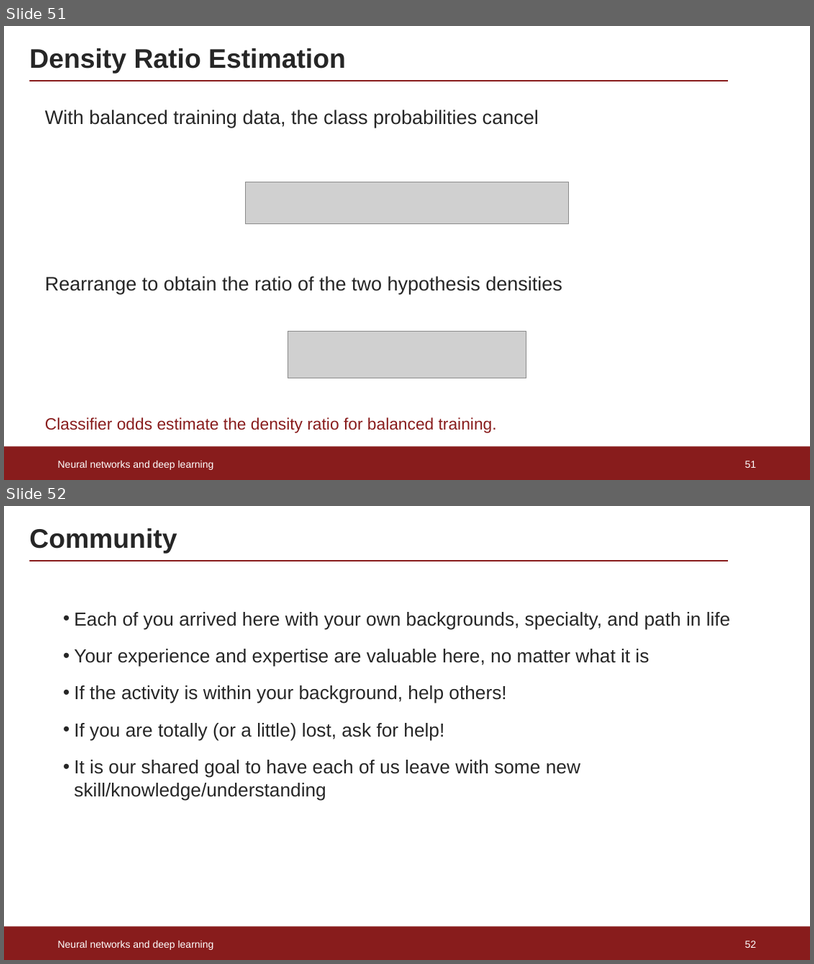
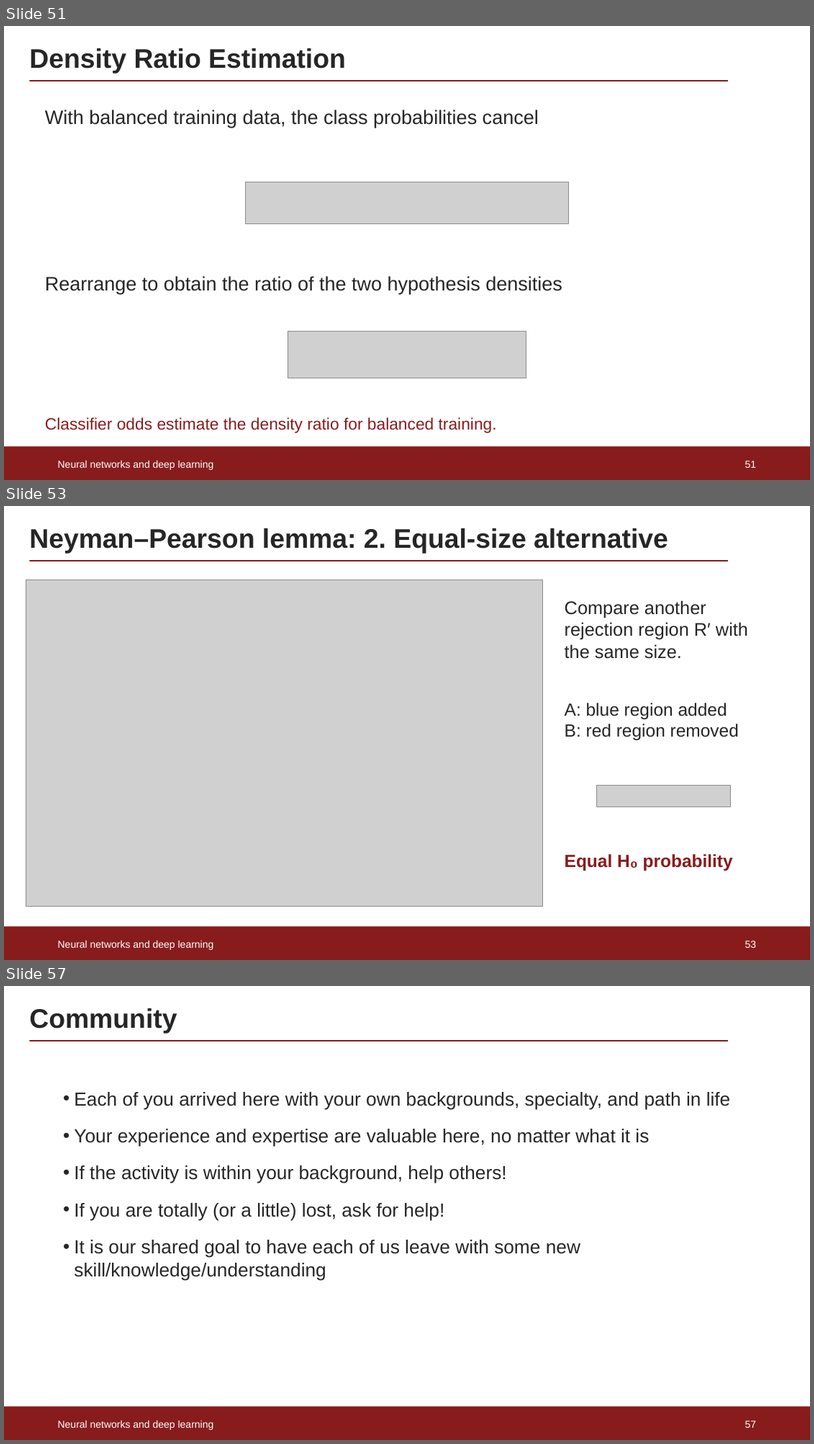
Before and after one commit to rafaellopesdesa/ML_Mandi, a slide deck: lectures/Lecture1_Neural_Networks.pptx. Shown one above the other, each under a label of ours: slides 51 and 52 before the commit, slides 51, 53 and 57 after it; the slides between them are not shown. The pictures are 814x964 and 814x1444 pixels, drawn with LibreOffice and Linux fonts; fonts in the diff are those of the drawing; grey boxes stand for pictures. Boxes give left, top, right and bottom in pixels: in the first picture for what was removed or moved away, otherwise in the second. Text is boxed around its words. In the diff, an @@ line names an element or a change of style, - is before the commit and + after.

```diff
--- a/lectures/Lecture1_Neural_Networks.pptx
+++ b/lectures/Lecture1_Neural_Networks.pptx
@@ slide 53 added at (x1=4, y1=506, x2=810, y2=960), background #FFFFFF @@
@@ title added at (x1=29, y1=528, x2=669, y2=554), 32 pt, text #262626, bold @@
+Neyman–Pearson lemma: 2. Equal-size alternative
@@ line added from (29, 561) to (729, 561), #881C1C 1.5 pt @@
@@ picture added at (x1=26, y1=580, x2=543, y2=906) @@
@@ text added at (x1=565, y1=600, x2=748, y2=659), 21.7 pt, text #262626 @@
+Compare another rejection region R′ with the same size.
@@ text added at (x1=565, y1=703, x2=739, y2=740), 21 pt, text #262626 @@
+A: blue region added
+B: red region removed
@@ picture added at (x1=597, y1=785, x2=731, y2=807) @@
@@ text added at (x1=565, y1=854, x2=733, y2=870), 21 pt, text #881C1C, bold @@
+Equal H₀ probability
@@ rectangle added at (x1=4, y1=926, x2=810, y2=959), fill #881C1C @@
@@ text added at (x1=58, y1=940, x2=214, y2=950), 12 pt, text #FFFFFF @@
+Neural networks and deep learning
@@ page number added at (x1=746, y1=940, x2=757, y2=947), 12 pt, text #FFFFFF @@
+53
@@ what was slide 52 is now slide 57 @@
@@ page number at (x1=746, y1=1420, x2=757, y2=1427): text changed @@
-52
+57
```
Also in this commit, not shown: 4 other slides added, 1 other file.
